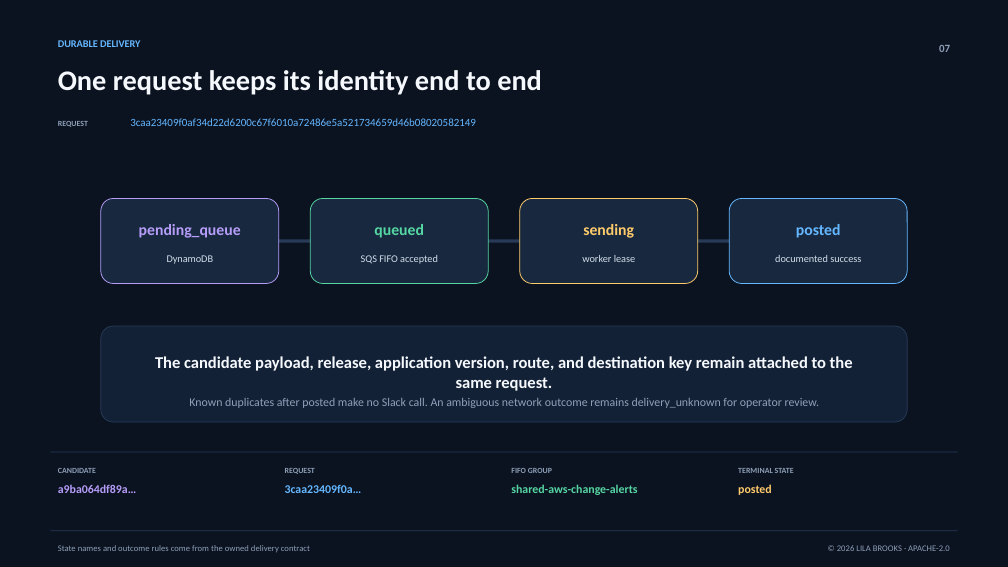
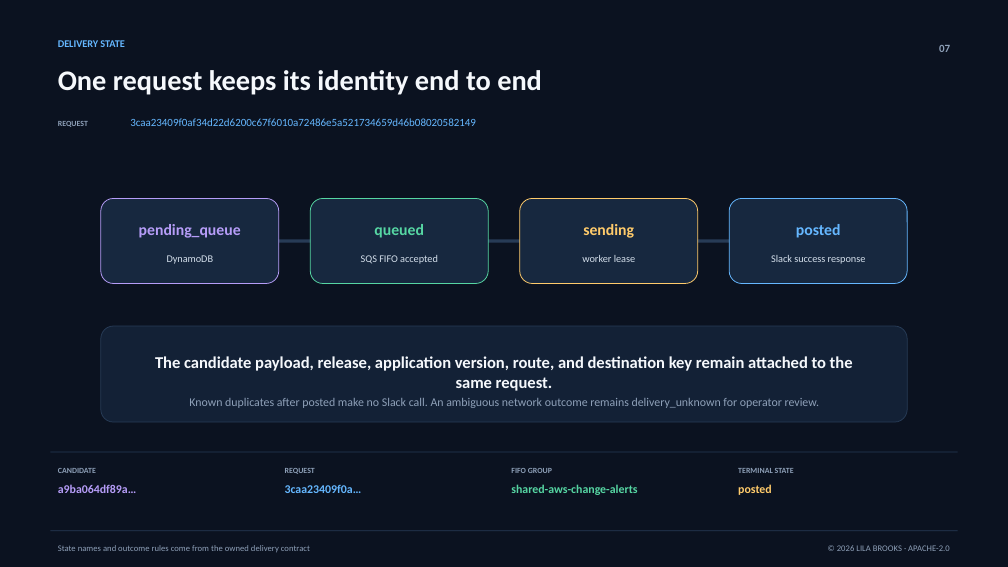
Before and after one commit to lilabrooks/aws-public-change-feed, a slide deck: slide 7 of site/media/mvp-evidence-v2/aws-public-change-alerting-mvp-evidence-v2.pptx. Drawn at 1008x567 pixels with LibreOffice and Linux fonts; fonts in the diff are those of the drawing. Boxes give left, top, right and bottom in pixels: in the first picture for what was removed or moved away, otherwise in the second. Text is boxed around its words. In the diff, an @@ line names an element or a change of style, - is before the commit and + after.

Commit message:
docs: replace abstract MVP language with concrete system behavior (#160)
Update the README, site, diagram, walkthrough, video, captions, deck, PDF, and governing prose to name the matched fields, AWS services, delivery states, and recorded results directly.\n\nThis is a documentation, site, and media change only. It does not change matcher configuration, runtime behavior, contracts, trust boundaries, or delivery guarantees, so no ADR or application-package rebuild is required. The corpus evaluator still reports 1.000 precision and 1.000 recall.

```diff
--- a/site/media/mvp-evidence-v2/aws-public-change-alerting-mvp-evidence-v2.pptx
+++ b/site/media/mvp-evidence-v2/aws-public-change-alerting-mvp-evidence-v2.pptx
@@ text at [58, 40, 124, 47]: text changed @@
-DURABLE DELIVERY
+DELIVERY STATE
@@ text at [771, 255, 866, 264]: text changed @@
-documented success
+Slack success response
```
Also in this commit, not shown: 6 other slides changed, 23 other files.
